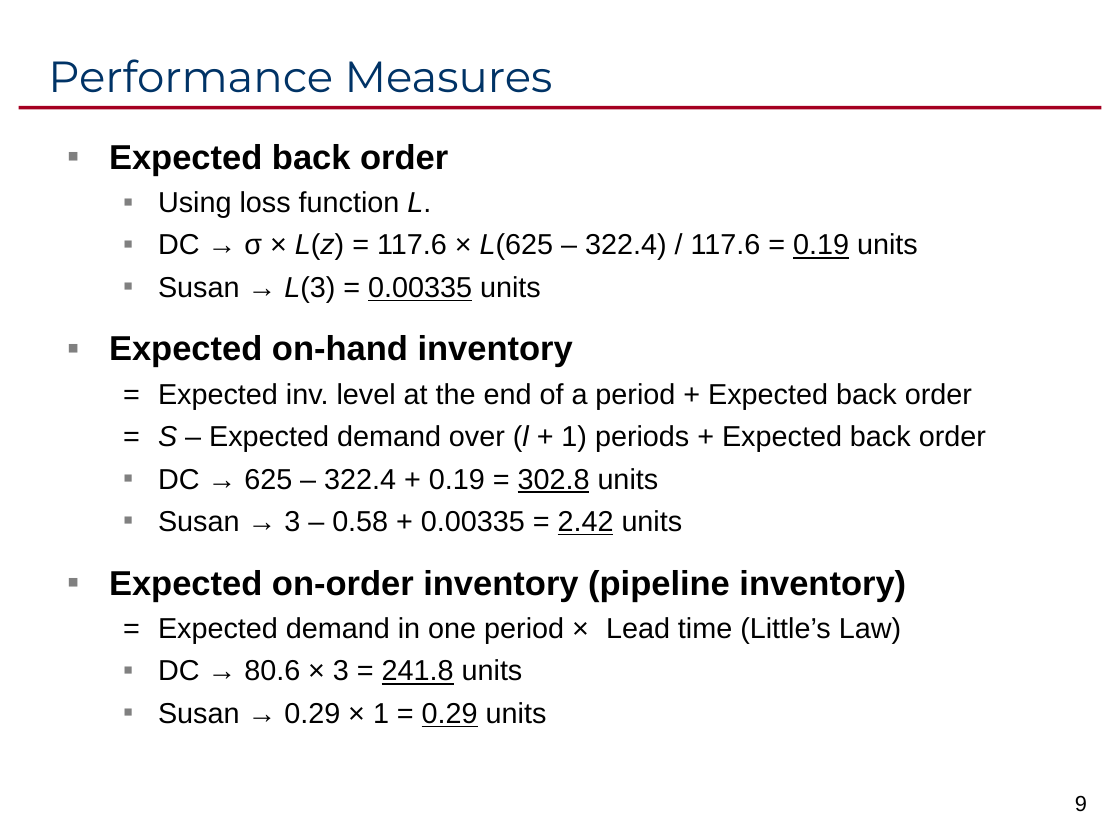
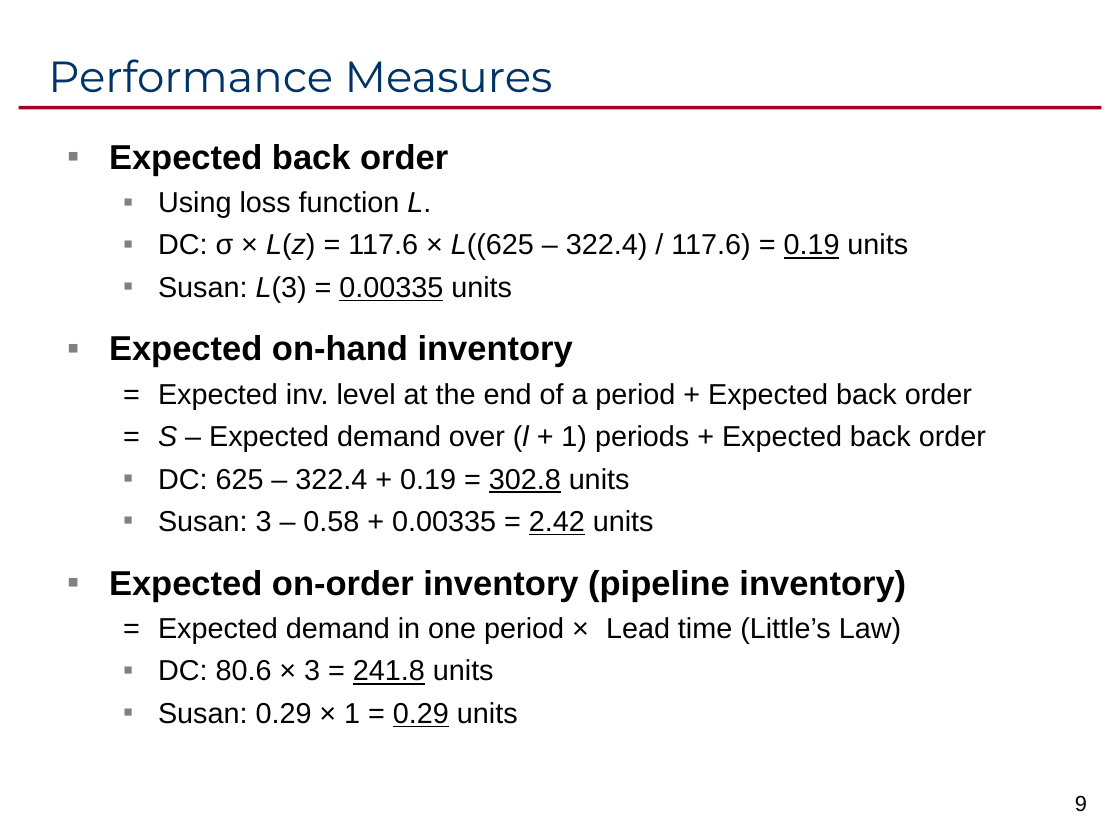
Before and after one commit to ikelab/courses, a slide deck: slide 9 of pm2016/c14.ppt. Drawn at 1120x840 pixels with LibreOffice and Linux fonts; fonts in the diff are those of the drawing. Boxes give left, top, right and bottom in pixels: in the first picture for what was removed or moved away, otherwise in the second. Text is boxed around its words. In the diff, an @@ line names an element or a change of style, - is before the commit and + after.

Commit message:
Revision.

```diff
--- a/pm2016/c14.ppt
+++ b/pm2016/c14.ppt
@@ text at <box>158,233,908,302</box>: text changed @@
-  ▪ DC → σ × L(z) = 117.6 × L(625 – 322.4) / 117.6 = 0.19 units
-  ▪ Susan → L(3) = 0.00335 units
+  ▪ DC: σ × L(z) = 117.6 × L((625 – 322.4) / 117.6) = 0.19 units
+  ▪ Susan: L(3) = 0.00335 units
@@ text at <box>158,468,654,535</box>: text changed @@
-  ▪ DC → 625 – 322.4 + 0.19 = 302.8 units
-  ▪ Susan → 3 – 0.58 + 0.00335 = 2.42 units
+  ▪ DC: 625 – 322.4 + 0.19 = 302.8 units
+  ▪ Susan: 3 – 0.58 + 0.00335 = 2.42 units
@@ text at <box>158,659,518,727</box>: text changed @@
-  ▪ DC → 80.6 × 3 = 241.8 units
-  ▪ Susan → 0.29 × 1 = 0.29 units
+  ▪ DC: 80.6 × 3 = 241.8 units
+  ▪ Susan: 0.29 × 1 = 0.29 units
```
Also in this commit, not shown: 4 other slides changed, 10 slides added.
